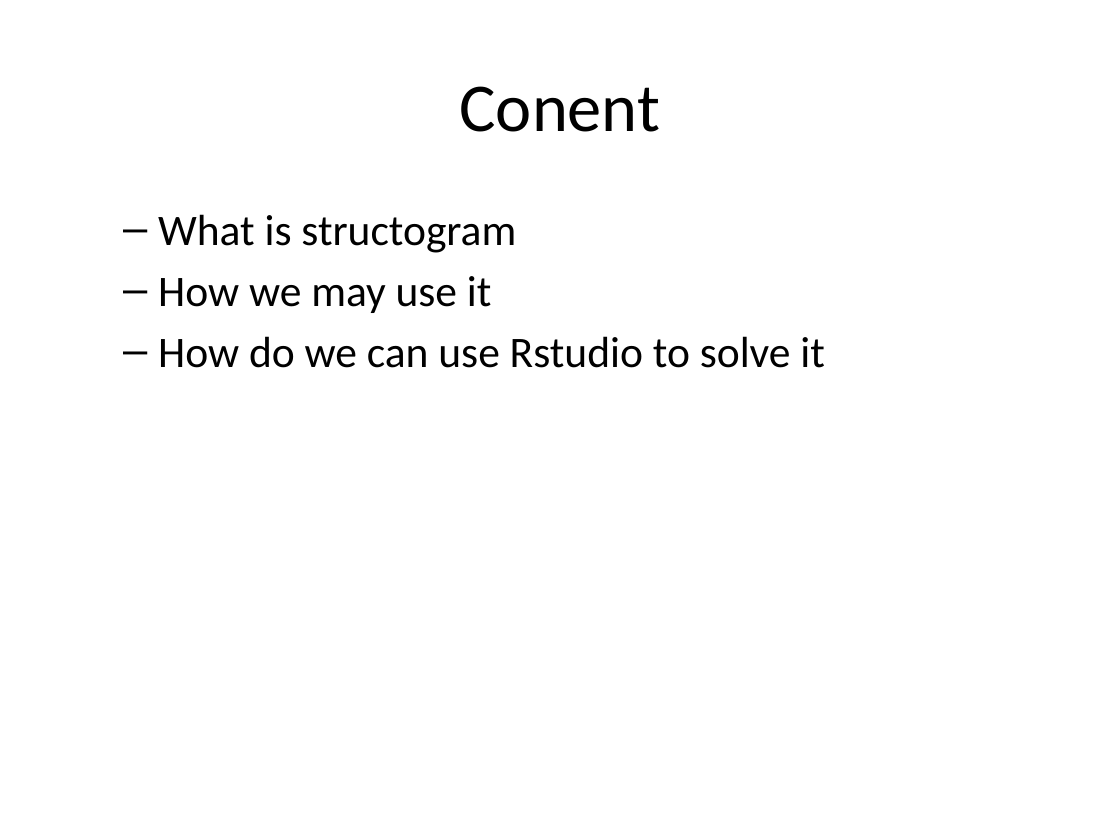
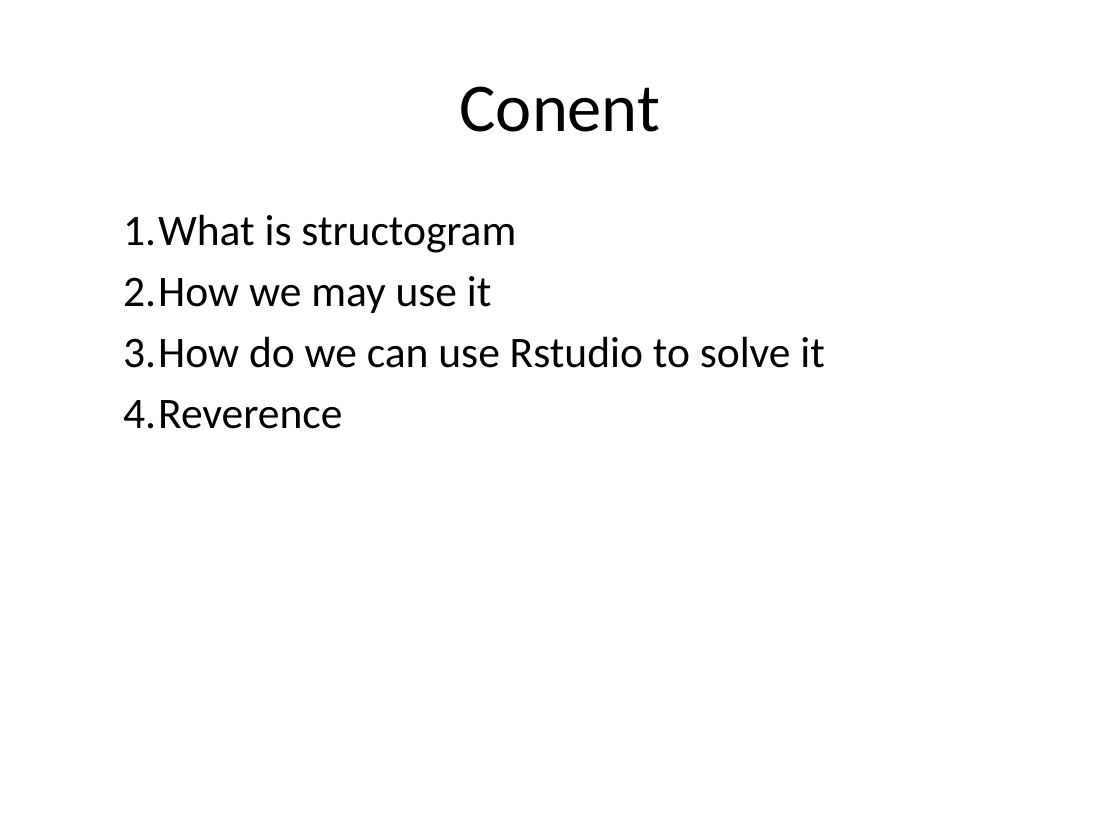
Before and after one commit to Wicchi/presentation_str, a slide deck: slide 2 of presentation.pptx. Drawn at 1120x840 pixels with LibreOffice and Linux fonts; fonts in the diff are those of the drawing. Boxes give left, top, right and bottom in pixels: in the first picture for what was removed or moved away, otherwise in the second. Text is boxed around its words. In the diff, an @@ line names an element or a change of style, - is before the commit and + after.

```diff
--- a/presentation.pptx
+++ b/presentation.pptx
@@ text at <box>123,214,825,368</box>: bullet – to 1. @@
@@ text at <box>123,400,342,429</box>: paragraph added @@
+  4. Reverence
```
Also in this commit, not shown: 5 other slides changed, 1 slide added, 1 other file.
